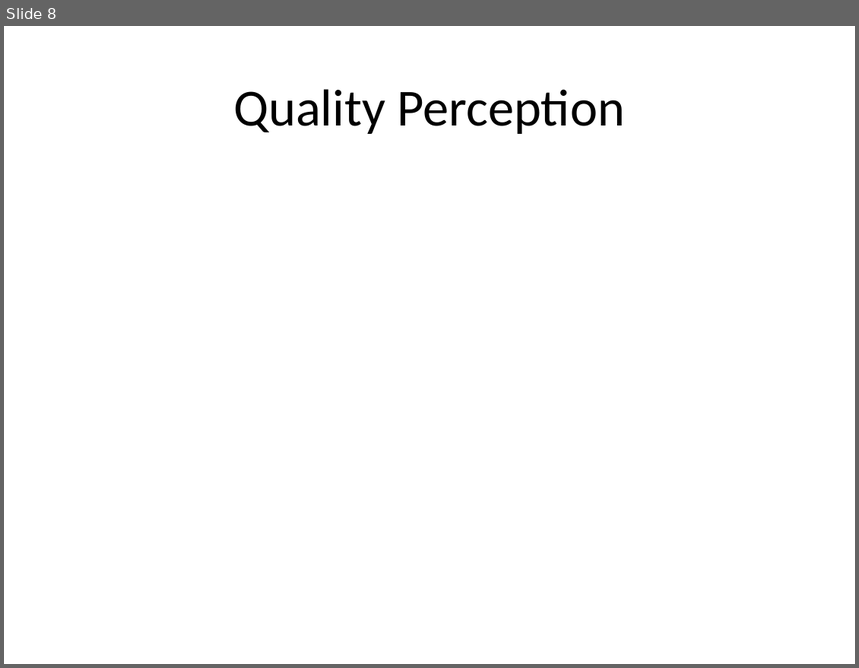
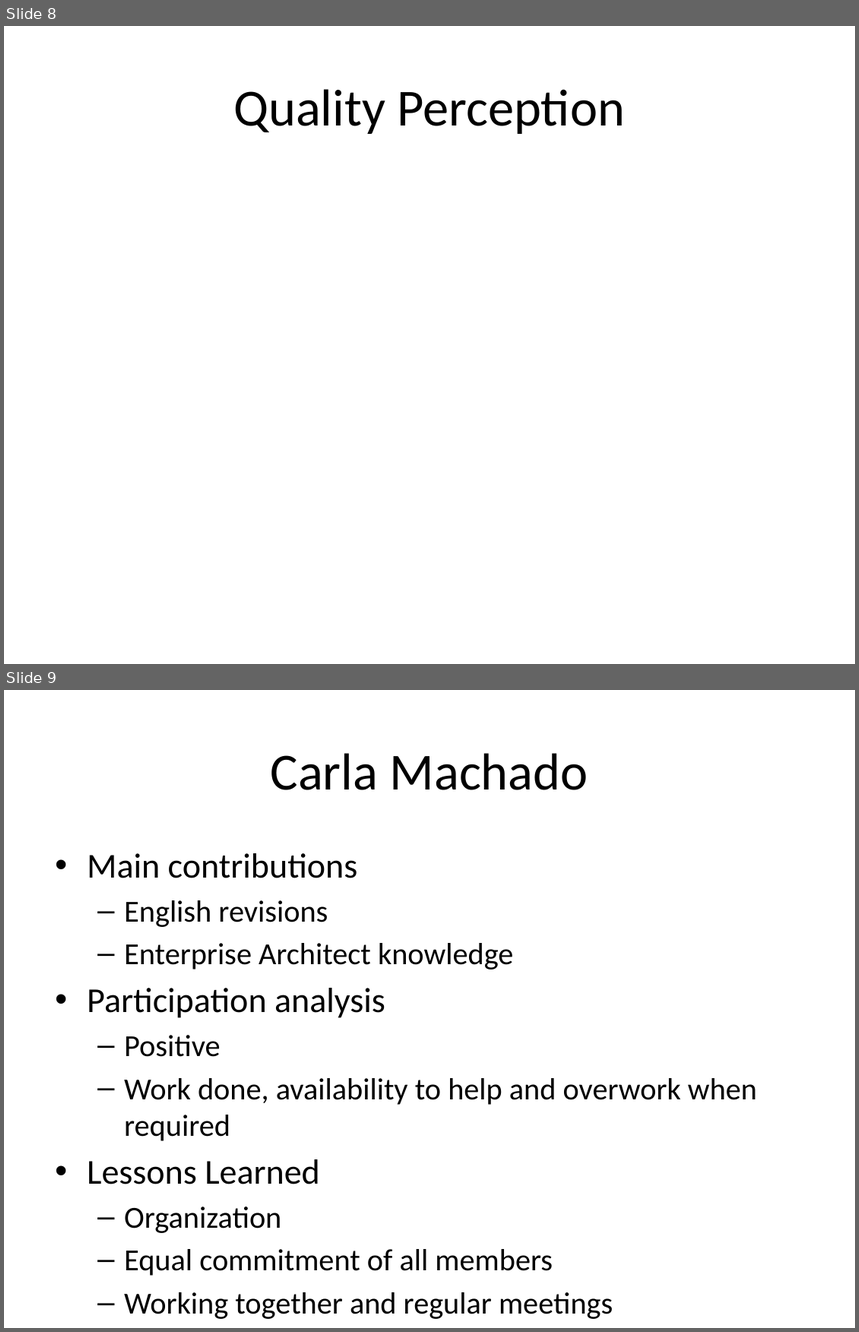
Before and after one commit to jmgirao/projetosoftware1213, a slide deck: Final Presentation/Carla/Quality.pptx. Shown one above the other, each under a label of ours: slide 8 before the commit, slides 8 and 9 after it. The pictures are 859x668 and 859x1332 pixels, drawn with LibreOffice and Linux fonts; fonts in the diff are those of the drawing. Boxes give left, top, right and bottom in pixels: in the first picture for what was removed or moved away, otherwise in the second. Text is boxed around its words. In the diff, an @@ line names an element or a change of style, - is before the commit and + after.

```diff
--- a/Final Presentation/Carla/Quality.pptx
+++ b/Final Presentation/Carla/Quality.pptx
@@ slide 9 added at <box>4,690,855,1328</box>, background #FFFFFF @@
@@ title added at <box>271,753,588,790</box>, 44 pt, text #000000 @@
+Carla Machado
@@ text added at <box>87,853,757,1319</box>, 25.9 pt, text #000000 @@
+• Main contributions
+  – English revisions
+  – Enterprise Architect knowledge
+• Participation analysis
+  – Positive
+  – Work done, availability to help and overwork when required
+• Lessons Learned
+  – Organization
+  – Equal commitment of all members
+  – Working together and regular meetings
```
Also in this commit, not shown: 3 slides changed.
